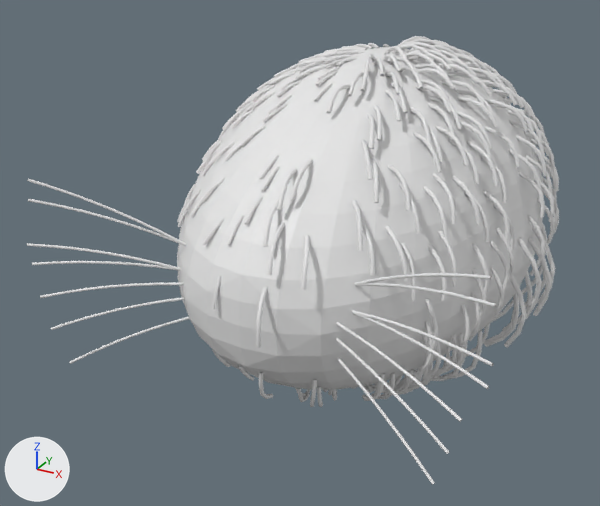
The glTF model artifacts/procedural-groom-truth-v0/generated/procedural-groom-truth.glb, before and after one commit.
Before and after are seen from a 50 mm camera at (2.08, -4.79, 1.95) aimed at (-0.32, -0.43, -0.23). Every picture has the same lights, and +X, +Y and +Z are marked at lower left. The first picture is the older version. Vertices at exactly the same position are counted once.

In view in the first picture: 'Carrier', 'MystacialWhiskersMesh', 'RuffMesh', 'ShortCoatHighPuffMesh', 'ShortCoatLowPuffMesh'.
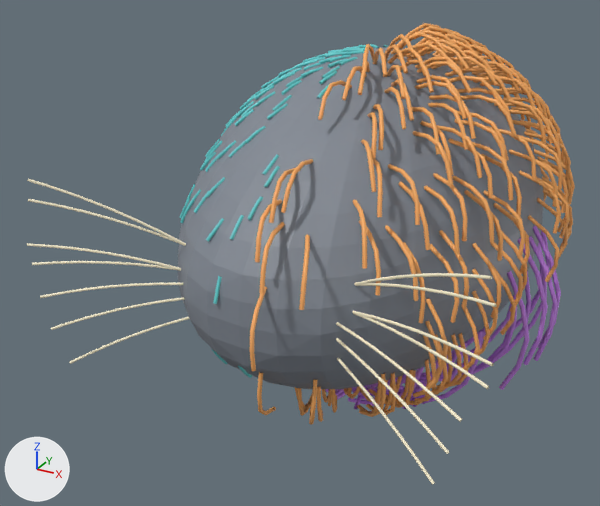
Location of each change, (x1, y1, x2, y2) in pixels of the pictures (600 x 506 px; the box of a moved part takes in the faces that stretch with it):
'Carrier', recoloured (white to grey): (178, 47, 544, 389) in both
'ShortCoatHighPuffMesh', recoloured, reshaped (7% wider, 8% taller): before (256, 36, 559, 407); after (250, 23, 575, 425)
'RuffMesh', recoloured, reshaped: before (364, 222, 556, 395); after (321, 225, 561, 410)
'ShortCoatLowPuffMesh', recoloured: (180, 44, 388, 378) in both
part 1 of me_shortcoathighpuffgeometry, moved or reshaped: before (439, 230, 458, 287); after (439, 230, 469, 308)
part 2 of me_shortcoathighpuffgeometry, moved or reshaped: before (301, 235, 310, 290); after (299, 234, 310, 310)
part 3 of me_shortcoathighpuffgeometry, moved or reshaped: before (399, 182, 421, 233); after (399, 182, 430, 250)
part 4 of me_shortcoathighpuffgeometry, moved or reshaped: before (480, 154, 508, 202); after (481, 154, 522, 217)
part 5 of me_shortcoathighpuffgeometry, moved or reshaped: before (525, 122, 549, 156); after (520, 120, 565, 164)
part 6 of me_shortcoathighpuffgeometry, moved or reshaped: before (449, 139, 480, 184); after (448, 139, 493, 198)
part 7 of me_shortcoathighpuffgeometry, moved or reshaped: before (503, 98, 538, 127); after (503, 97, 536, 105)
part 8 of me_shortcoathighpuffgeometry, moved or reshaped: before (256, 36, 559, 407); after (250, 23, 575, 425)
part 9 of me_ruffgeometry, moved or reshaped: before (364, 222, 556, 395); after (331, 225, 561, 410)

Edits to the bpy script that builds the scene:
```text
Change mat_carrierash:
    mat_carrierash.base_color: (0.8, 0.8, 0.8) -> (0.22, 0.247, 0.29)  # white #e7e7e7 -> grey #818893
Change mat_shortcoatlowpuff:
    mat_shortcoatlowpuff.base_color: (0.8, 0.8, 0.8) -> (0.122, 0.627, 0.631)  # white #e7e7e7 -> cyan #62cfd0
Change mat_shortcoathighpuff:
    mat_shortcoathighpuff.base_color: (0.8, 0.8, 0.8) -> (0.937, 0.42, 0.122)  # white #e7e7e7 -> orange #f8ad62
Change mat_ruff:
    mat_ruff.base_color: (0.8, 0.8, 0.8) -> (0.58, 0.239, 0.82)  # white #e7e7e7 -> purple #c886ea
Change me_shortcoathighpuffgeometry:
    remove me_shortcoathighpuffgeometry.from_pydata(...)  # 7000 vertices, 11200 faces; spans x -0.02..1.17, y -1.76..1.33, z -1.06..1.1
    add me_shortcoathighpuffgeometry.from_pydata(...)  # 7000 vertices, 11200 faces; spans x -0.07..1.26, y -1.85..1.43, z -1.15..1.18
    me_shortcoathighpuffgeometry part 1: the loose piece of 40 vertices spanning x 0.77..0.92, y -1.01..-0.9, z 0.05..0.31 is multiplied about its middle by the matrix ((1.548, -0.441, 0.157), (-0.354, 1.289, -0.106), (0.148, -0.146, 1.463)), then moved by (0.04, -0.02, -0.04)
    me_shortcoathighpuffgeometry part 2: the loose piece of 40 vertices spanning x 0.24..0.36, y -1.62..-1.39, z 0.16..0.36 is multiplied about its middle by the matrix ((1.173, -0.258, 0.148), (-0.323, 1.507, -0.215), (0.206, -0.208, 1.622)), then moved by (0.03, -0.05, -0.02)
    me_shortcoathighpuffgeometry part 3: the loose piece of 40 vertices spanning x 0.55..0.74, y -1.1..-0.93, z 0.35..0.55 is multiplied about its middle by the matrix ((1.314, -0.37, 0.162), (-0.301, 1.37, -0.204), (0.136, -0.259, 1.618)), then moved by (0.04, -0.04, -0.02)
    me_shortcoathighpuffgeometry part 4: the loose piece of 40 vertices spanning x 0.81..1.01, y -0.5..-0.39, z 0.37..0.6 is multiplied about its middle by the matrix ((1.646, -0.26, 0.24), (-0.257, 1.11, -0.074), (0.25, -0.086, 1.556)), then moved by (0.05, -0.02, -0.03)
    me_shortcoathighpuffgeometry part 5: the loose piece of 40 vertices spanning x 0.8..1.01, y 0.4..0.5, z 0.37..0.6 is multiplied about its middle by the matrix ((1.694, 0.148, 0.234), (0.235, 1.054, 0.059), (0.27, 0.011, 1.549)), then moved by (0.05, 0.02, -0.03)
    me_shortcoathighpuffgeometry part 6: the loose piece of 40 vertices spanning x 0.66..0.88, y -0.64..-0.52, z 0.5..0.69 is multiplied about its middle by the matrix ((1.542, -0.242, 0.234), (-0.281, 1.13, -0.126), (0.264, -0.098, 1.635)), then moved by (0.05, -0.03, -0.02)
    me_shortcoathighpuffgeometry part 7: the loose piece of 40 vertices spanning x 0.65..0.87, y 0.51..0.63, z 0.51..0.71 is multiplied about its middle by the matrix ((1.488, 0.316, 0.213), (0.281, 1.192, 0.159), (0.214, 0.191, 1.63)), then moved by (0.05, 0.03, -0.02)
    me_shortcoathighpuffgeometry part 8: 5351 of 7000 vertices moved; they spanned x -0.02..1.17, y -1.76..1.33, z -1.06..1.1 and now span x -0.07..1.26, y -1.85..1.43, z -1.15..1.18; mean shift (0.05, 0.0, -0.01); largest move (0.5, -0.77, -0.82) -> (0.47, -0.75, -0.95)
    other edits to the shape of me_shortcoathighpuffgeometry do not show in these pictures
Change me_ruffgeometry:
    remove me_ruffgeometry.from_pydata(...)  # 4400 vertices, 7040 faces; spans x -1.21..1.24, y -0.58..1.43, z -1.23..0.1
    add me_ruffgeometry.from_pydata(...)  # 4400 vertices, 7040 faces; spans x -1.26..1.29, y -0.59..1.48, z -1.37..0.1
    me_ruffgeometry part 9: 3086 of 4400 vertices moved; they spanned x -0.88..1.24, y -0.58..1.43, z -1.23..0.1 and now span x -0.88..1.29, y -0.58..1.48, z -1.37..0.1; mean shift (-0.01, 0.0, -0.11); largest move (-0.54, 0.44, -1.01) -> (-0.42, 0.36, -1.28)
    other edits to the shape of me_ruffgeometry do not show in these pictures
```
